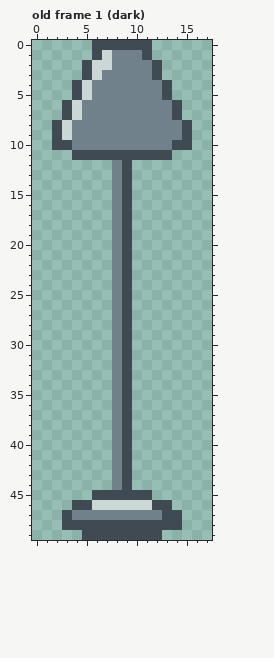
One commit to this pixel-art file: app/CicadaApp/Art/sprites/bookworm-2026-10-01/src/room-lamp.aseprite. That is the earlier state.
18x50 pixels, 2 frames. Colours within 5 levels of each other are drawn and written as one. Shown: old frame 1 (dark). The commit also changed other frames, which this record leaves out.
Once edited:
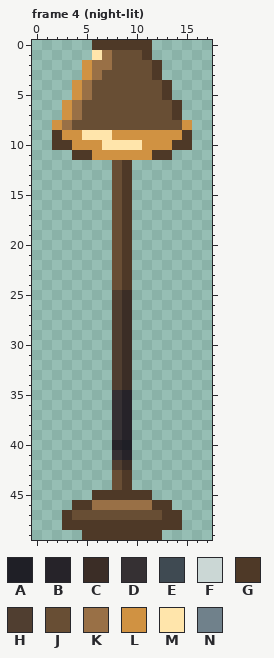
Palette (. is transparent): A #1f1f26  B #262329  C #3b2d26  D #353033  E #3f4a52  F #cbd7d5  G #4e3927  H #503e30  J #684e34  K #997046  L #d09242  M #ffe5ab  N #70818b
A new or re-ordered frame is compared with the old frame closest to it.
Difference:
frames 2 -> 4
layer "night" added
--- frame 4 (night-lit) is new; against old frame 1 (dark), layer "night"
@@ x 0..17 @@
- 0 ......EEEEEE......
- 1 ......EFNNNE......
- 2 .....EFFNNNNE.....
- 3 .....EFNNNNNE.....
- 4 ....EFNNNNNNNE....
- 5 ....EFNNNNNNNE....
- 6 ...EFNNNNNNNNNE...
- 7 ...EFNNNNNNNNNE...
- 8 ..EFNNNNNNNNNNNE..
- 9 ..EFNNNNNNNNNNNE..
-10 ..EENNNNNNNNNNEE..
-11 ....EEEEEEEEEE....
-12 ........NE........
-13 ........NE........
-14 ........NE........
-15 ........NE........
-16 ........NE........
-17 ........NE........
-18 ........NE........
-19 ........NE........
-20 ........NE........
-21 ........NE........
-22 ........NE........
-23 ........NE........
-24 ........NE........
-25 ........NE........
-26 ........NE........
-27 ........NE........
-28 ........NE........
-29 ........NE........
-30 ........NE........
-31 ........NE........
-32 ........NE........
-33 ........NE........
-34 ........NE........
-35 ........NE........
-36 ........NE........
-37 ........NE........
-38 ........NE........
-39 ........NE........
-40 ........NE........
-41 ........NE........
-42 ........NE........
-43 ........NE........
-44 ........NE........
-45 ......EEEEEE......
-46 ....EEFFFFFFEE....
-47 ...ENNNNNNNNNEE...
-48 ...EEEEEEEEEEEE...
-49 .....EEEEEEEE.....
+ 0 ......GGGGGG......
+ 1 ......MKJJJG......
+ 2 .....LKKJJJJG.....
+ 3 .....LKJJJJJG.....
+ 4 ....LKJJJJJJJG....
+ 5 ....LKJJJJJJJG....
+ 6 ...LKJJJJJJJJJG...
+ 7 ...LKJJJJJJJJJG...
+ 8 ..LKJJJJJJJJJJJL..
+ 9 ..GLLMMMLLLLLLLG..
+10 ..GGLLLMMMMLLLGG..
+11 ....GGLLLLLLGG....
+12 ........JG........
+13 ........JG........
+14 ........JG........
+15 ........JG........
+16 ........JG........
+17 ........JG........
+18 ........JG........
+19 ........JG........
+20 ........JG........
+21 ........JG........
+22 ........JG........
+23 ........JG........
+24 ........JG........
+25 ........HC........
+26 ........HC........
+27 ........HC........
+28 ........HC........
+29 ........HC........
+30 ........HC........
+31 ........HC........
+32 ........HC........
+33 ........HC........
+34 ........HC........
+35 ........DB........
+36 ........DB........
+37 ........DB........
+38 ........DB........
+39 ........DB........
+40 ........BA........
+41 ........DB........
+42 ........HC........
+43 ........JG........
+44 ........JG........
+45 ......GGGGGG......
+46 ....GGKKKKKKGG....
+47 ...GJJJJJJJJJGG...
+48 ...GGGGGGGGGGGG...
+49 .....GGGGGGGG.....
Where, in picture pixels (left, top, right, bottom), the same in both pictures:
changed: (52, 40, 192, 540)
